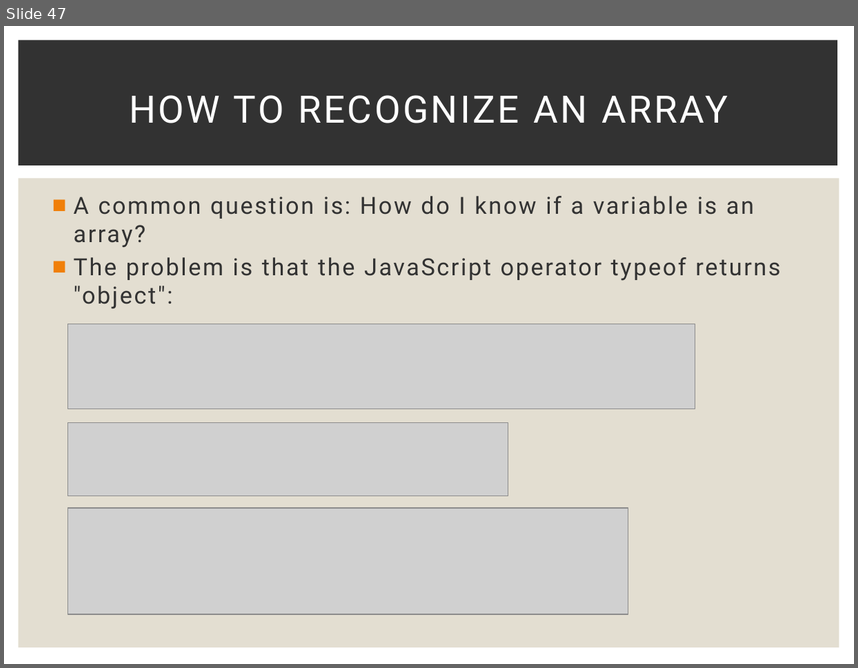
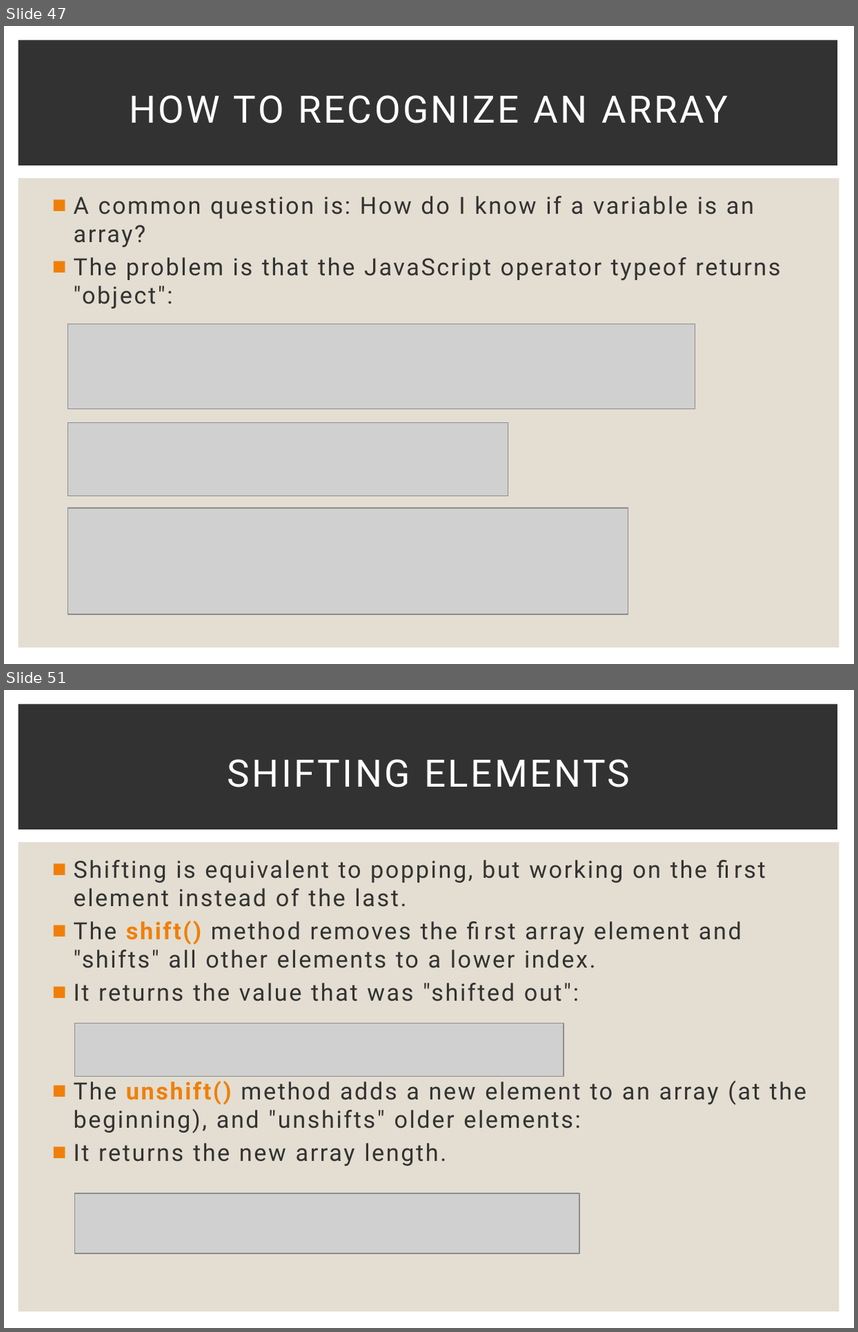
Before and after one commit to Karamihova/Fundamentals-JS, a slide deck: Programming Prep.pptx. Shown one above the other, each under a label of ours: slide 47 before the commit, slides 47 and 51 after it; the slides between them are not shown. The pictures are 858x668 and 858x1332 pixels, drawn with LibreOffice and Linux fonts; fonts in the diff are those of the drawing; grey boxes stand for pictures. Boxes give left, top, right and bottom in pixels: in the first picture for what was removed or moved away, otherwise in the second. Text is boxed around its words. In the diff, an @@ line names an element or a change of style, - is before the commit and + after.

Commit message:
Exercise Arrays

```diff
--- a/Programming Prep.pptx
+++ b/Programming Prep.pptx
@@ slide 51 added at [4, 690, 854, 1328], background #FFFFFF; not listed: 2 template elements that a slide beside it also shows @@
@@ title added at [228, 759, 630, 787], 32 pt, text #FFFFFF @@
+SHIFTING ELEMENTS
@@ text added at [74, 860, 806, 1166], 20 pt, text #323232 @@
+■ Shifting is equivalent to popping, but working on the first element instead of the last.
+■ The shift() method removes the first array element and "shifts" all other elements to a lower index.
+■ It returns the value that was "shifted out":
+■ The unshift() method adds a new element to an array (at the beginning), and "unshifts" older elements:
+■ It returns the new array length.
@@ picture added at [74, 1023, 564, 1076] @@
@@ picture added at [74, 1193, 579, 1254] @@
```
Also in this commit, not shown: 10 other slides added, 9 other files.
